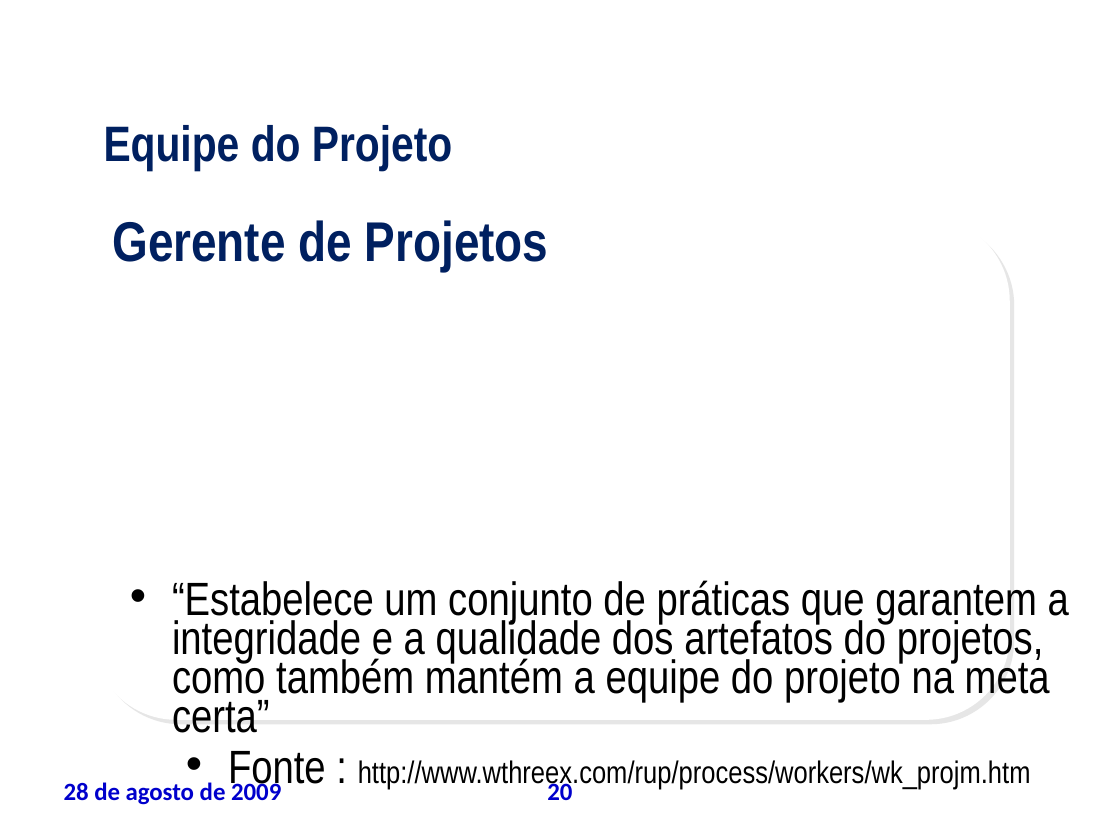
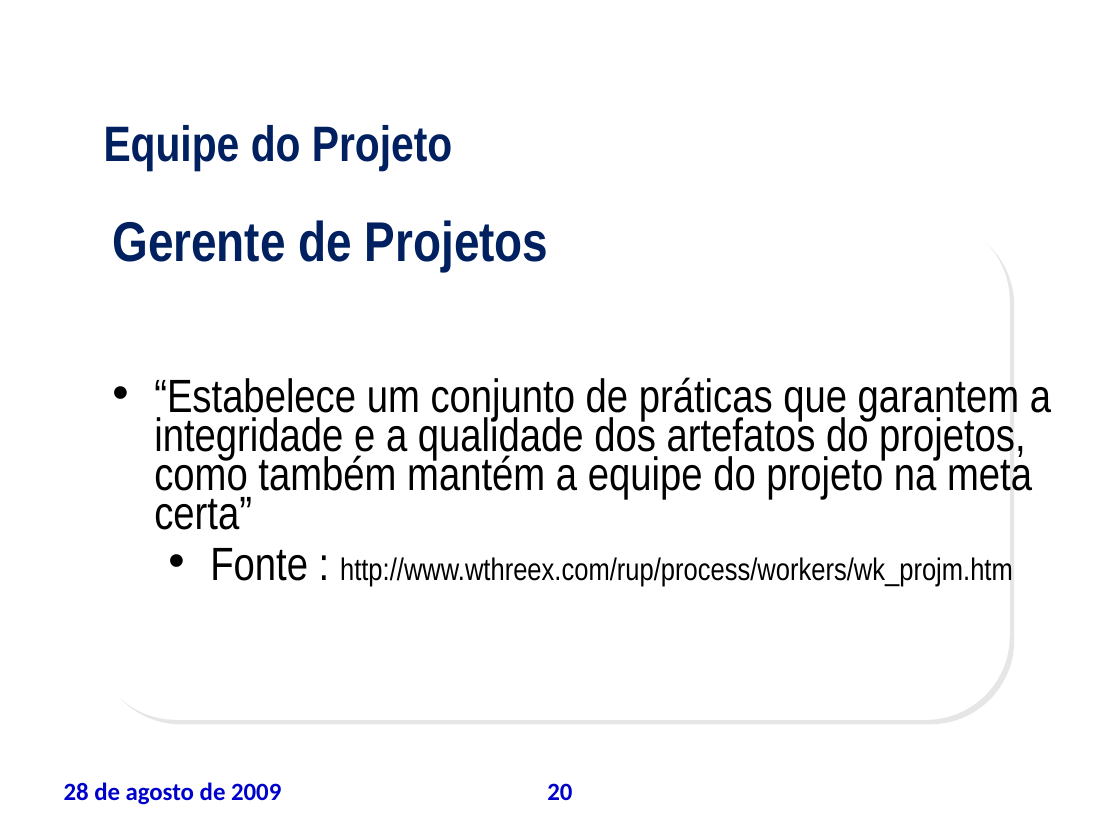
Before and after one commit to leoevaristo/psa20092, a slide deck: slide 20 of ARTEFATOS/TAP_apresentacao.ppt. Drawn at 1120x840 pixels with LibreOffice and Linux fonts; fonts in the diff are those of the drawing; background and template pictures are left out. Boxes give left, top, right and bottom in pixels: in the first picture for what was removed or moved away, otherwise in the second. Text is boxed around its words. In the diff, an @@ line names an element or a change of style, - is before the commit and + after.

```diff
--- a/ARTEFATOS/TAP_apresentacao.ppt
+++ b/ARTEFATOS/TAP_apresentacao.ppt
@@ text "“Estabelece um conjunto de práticas ..." rewrapped from [172, 580, 1069, 793] to [154, 377, 1051, 586] @@
```
Also in this commit, not shown: 6 other slides changed.
